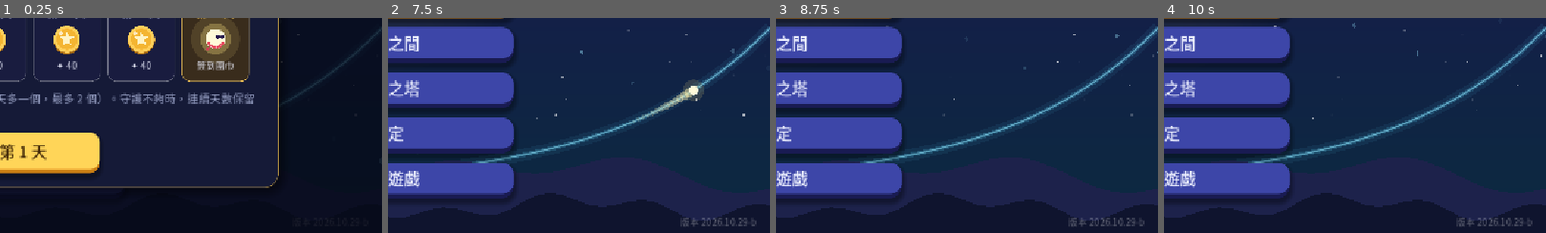
Above: before the commit, frames 1-4 (left to right).
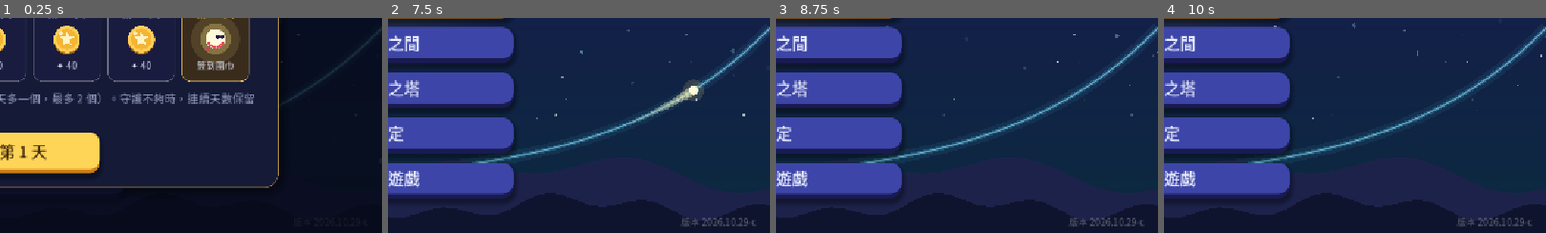
Above: after the commit, the same moments.

Repository: sam2068csie/light-spirit-journey
Game: Godot game, scene res://main_menu.tscn
The game is run twice, just before and just after one commit, with the same random seed, the same clock (stepped at 60 frames per second) and the same inputs.
Inputs (mouse positions are % of the whole screen's width and height, from its top left):
- Up to frame 1 (0.25 s): no input
- Up to frame 2 (7.5 s): click "開始冒險" at 0.5 s; click "開始冒險" at 1.25 s; click "修煉之間" at 2 s; click "終焉之塔" at 2.75 s; click "設定" at 3.5 s; click "離開遊戲" at 4.25 s; click "每日任務" at 5 s; click "光靈扭蛋" at 5.75 s; click "光靈衣櫃" at 6.5 s; click "✕" at 7.25 s
- Up to frame 3 (8.75 s): tap Enter at 8 s; drag from (50, 50) to (60, 28) at 8.02 s
- Up to frame 4 (10 s): drag from (30, 55) to (45, 70) at 8.77 s; move the mouse to (60, 28) at 9.52 s; hold Right from 9.53 s (still down); tap 9 at 9.6 s
The pictures show only the part of the screen within x 50-100%, y 50-100%; the shares and areas given below are measured in that part.

The runs differ from the first frame. In frame 2, 0.1% of the frame differs, in the area x 76-97%, y 92-97%; in frame 3, 0.1%; in frame 4, 0.1%.

Commit message:
終焉之塔 e_xpow 寫明令 u = log2 x；e_closed、e_xpow 改為 最小→位置→最大→位置 (BUILD 2026.10.29-c)
Co-Authored-By: Claude Opus 5.5 <noreply@anthropic.com>
Claude-Session: https://claude.ai/code/session_01RombajUyooAJ6yvir5uviP

Diff:
--- a/data/game.gd
+++ b/data/game.gd
@@ -550,7 +550,7 @@
 
 const DQ := preload("daily_quests.gd")
 ## 版本號（主畫面右下角會顯示）：每次交給你新的檔案時更新，方便確認手機上裝的是不是最新版
-const BUILD := "2026.10.29-b"
+const BUILD := "2026.10.29-c"
 
 
 ## 讀取各單元的資料；舊存檔（還沒有單元的版本）的今日修煉、終焉之塔紀錄搬到「指數與對數」
--- a/data/tower_bank.gd
+++ b/data/tower_bank.gd
@@ -492,7 +492,7 @@
 		"stem": "當 −2 ≤ x ≤ 1 時，f(x) = (1/4)^{x} − 4 · (1/2)^{x} + 5 的最大值 M、最小值 m，求 (M, m)。",
 		"plot": {"x": [-0.5, 5.0], "y": [-0.8, 7.0], "var": "t",
 			"curves": [{"f": "x*x-4*x+5", "c": "orange", "dom": [0.5, 4.0], "at": 3}],
-			"pts": [{"x": 2, "y": 1, "label": "m", "at": 4}, {"x": 4, "y": 5, "label": "M", "at": 4}, {"x": 0.5, "y": 3.25, "label": "", "at": 4}],
+			"pts": [{"x": 2, "y": 1, "label": "m", "at": 4}, {"x": 4, "y": 5, "label": "M", "at": 6}, {"x": 0.5, "y": 3.25, "label": "", "at": 6}],
 			"band": {"lo": 0.5, "hi": 4.0, "at": 1}},
 		"steps": [
 			{"t": "choice", "q": "令 t = (1/2)^{x}，t 的範圍是？",
@@ -502,33 +502,40 @@
 				"hint": "(1/4)^{x} = [(1/2)^{x}]^{2}", "write": "f(x) = t^{2} − 4t + 5"},
 			{"t": "choice", "q": "配方：f(x) = ？", "opts": ["(t − 2)^{2} + 1", "(t − 2)^{2} + 5", "(t − 4)^{2} + 5", "(t + 2)^{2} + 1"],
 				"hint": "t^{2} − 4t = (t − 2)^{2} − 4", "write": "f(x) = (t − 2)^{2} + 1，頂點 t = 2"},
-			{"t": "choice", "q": "(M, m) = ？", "opts": ["(5, 1)", "(13/4, 1)", "(5, 13/4)", "(5, 0)"],
-				"hint": "最小在頂點 t = 2；最大在離頂點較遠的 t = 4",
-				"write": "t = 4 時 M = 5，t = 2 時 m = 1"},
-			{"t": "choice", "q": "M、m 各在 x = 多少時？", "opts": ["M：x = −2，m：x = −1", "M：x = 2，m：x = 1", "M：x = −2，m：x = 1", "M：x = 1，m：x = −2"],
-				"hint": "(1/2)^{x} = 4 = (1/2)^{−2}；(1/2)^{x} = 2 = (1/2)^{−1}", "write": "答：x = −2 時 M = 5，x = −1 時 m = 1"}]},
+			{"t": "choice", "q": "頂點 t = 2 在 1/2 ≤ t ≤ 4 裡面。最小值 m = ？", "opts": ["1", "13/4", "5", "0"],
+				"hint": "頂點在範圍內，最小值就是配方後的常數項", "write": "頂點 t = 2 在範圍內 ⇒ 最小值 m = 1"},
+			{"t": "choice", "q": "最小值發生時，t 與 x 各是多少？", "opts": ["t = 2，x = −1", "t = 2，x = 1", "t = 1，x = 0", "t = 4，x = −2"],
+				"hint": "(1/2)^{x} = 2 = (1/2)^{−1}", "write": "t = 2 ⇒ (1/2)^{x} = 2 ⇒ x = −1"},
+			{"t": "choice", "q": "最大值 M = ？", "opts": ["5", "13/4", "1", "7"],
+				"hint": "最大值在離頂點 t = 2 較遠的端點：|4 − 2| > |1/2 − 2|",
+				"write": "端點 t = 4 離頂點較遠 ⇒ M = (4 − 2)^{2} + 1 = 5"},
+			{"t": "choice", "q": "最大值發生時，t 與 x 各是多少？", "opts": ["t = 4，x = −2", "t = 4，x = 2", "t = 1/2，x = 1", "t = 1/2，x = −1"],
+				"hint": "(1/2)^{x} = 4 = (1/2)^{−2}", "write": "答：x = −2 時 M = 5，x = −1 時 m = 1"}]},
 
 	{"id": "e_xpow", "kind": "extreme", "tier": 3, "title": "取對數找最值", "tmul": 1.2,
 		"stem": "當 1/4 ≤ x ≤ 4 時，f(x) = x^{2 + log_{2} x} 的最大值 M、最小值 m，求 (M, m)。",
 		"plot": {"x": [-3.0, 3.0], "y": [-2.0, 9.0], "var": "u",
 			"curves": [{"f": "x*x+2*x", "c": "orange", "dom": [-2.0, 2.0], "at": 3}],
-			"pts": [{"x": -1, "y": -1, "label": "−1", "at": 4}, {"x": 2, "y": 8, "label": "8", "at": 4}],
+			"pts": [{"x": -1, "y": -1, "label": "−1", "at": 4}, {"x": 2, "y": 8, "label": "8", "at": 6}],
 			"band": {"lo": -2.0, "hi": 2.0, "at": 2}},
 		"steps": [
 			{"t": "choice", "q": "兩邊取 log_{2}，令 u = log_{2} x：log_{2} f = ？",
 				"opts": ["u^{2} + 2u", "2 + u^{2}", "2u", "(2 + u)^{2}"],
-				"hint": "log_{2} x^{k} = k · log_{2} x，這裡 k = 2 + u", "write": "log_{2} f = (2 + u)u = u^{2} + 2u"},
+				"hint": "log_{2} x^{k} = k · log_{2} x，這裡 k = 2 + u", "write": "令 u = log_{2} x，兩邊取 log_{2}：log_{2} f = (2 + u) log_{2} x = (2 + u)u = u^{2} + 2u"},
 			{"t": "choice", "q": "u 的範圍？", "opts": ["−2 ≤ u ≤ 2", "1/4 ≤ u ≤ 4", "0 ≤ u ≤ 2", "−4 ≤ u ≤ 4"],
-				"hint": "log_{2} (1/4) = −2，log_{2} 4 = 2", "write": "−2 ≤ u ≤ 2"},
+				"hint": "log_{2} (1/4) = −2，log_{2} 4 = 2", "write": "1/4 ≤ x ≤ 4 ⇒ −2 ≤ u = log_{2} x ≤ 2"},
 			{"t": "choice", "q": "配方：log_{2} f = u^{2} + 2u = ？", "opts": ["(u + 1)^{2} − 1", "(u + 1)^{2} + 1", "(u − 1)^{2} − 1", "(u + 2)^{2} − 4"],
 				"hint": "u^{2} + 2u = (u + 1)^{2} − 1", "write": "log_{2} f = (u + 1)^{2} − 1，頂點 u = −1"},
-			{"t": "choice", "q": "−2 ≤ u ≤ 2 時，log_{2} f 的範圍？", "opts": ["−1 ≤ log_{2} f ≤ 8", "0 ≤ log_{2} f ≤ 8", "−1 ≤ log_{2} f ≤ 0", "−2 ≤ log_{2} f ≤ 8"],
-				"hint": "最小在頂點 u = −1；最大在離頂點最遠的端點 u = 2", "write": "u = −1 時最小 −1，u = 2 時最大 8"},
-			{"t": "choice", "q": "(M, m) = ？", "opts": ["(256, 1/2)", "(8, −1)", "(256, 1)", "(16, 1/2)"],
-				"hint": "−1 到 8 是 log_{2} f 的值，還要換回 f：f(x) = 2^{log_{2} f}",
-				"write": "M = 2^{8} = 256，m = 2^{−1} = 1/2"},
-			{"t": "choice", "q": "M、m 各在 x = 多少時？", "opts": ["M：x = 4，m：x = 1/2", "M：x = 2，m：x = −1", "M：x = 4，m：x = 1/4", "M：x = 1/4，m：x = 4"],
-				"hint": "u = log_{2} x：u = 2 ⇒ x = 2^{2}；u = −1 ⇒ x = 2^{−1}", "write": "答：x = 4 時 M = 256，x = 1/2 時 m = 1/2"}]},
+			{"t": "choice", "q": "頂點 u = −1 在 −2 ≤ u ≤ 2 裡面。f 的最小值 m = ？", "opts": ["1/2", "−1", "1", "1/4"],
+				"hint": "頂點時 log_{2} f = −1，還要換回 f：f = 2^{log_{2} f}",
+				"write": "u = −1 時 log_{2} f 最小 = −1 ⇒ m = 2^{−1} = 1/2"},
+			{"t": "choice", "q": "最小值發生時，u 與 x 各是多少？", "opts": ["u = −1，x = 1/2", "u = −1，x = −1/2", "u = 1，x = 2", "u = −2，x = 1/4"],
+				"hint": "u = log_{2} x = −1 ⇒ x = 2^{−1}", "write": "u = −1 ⇒ x = 2^{−1} = 1/2"},
+			{"t": "choice", "q": "f 的最大值 M = ？", "opts": ["256", "8", "16", "4"],
+				"hint": "最大在離頂點 u = −1 最遠的端點 u = 2：log_{2} f = 8，再換回 f",
+				"write": "端點 u = 2 離頂點較遠 ⇒ log_{2} f = 8 ⇒ M = 2^{8} = 256"},
+			{"t": "choice", "q": "最大值發生時，u 與 x 各是多少？", "opts": ["u = 2，x = 4", "u = 2，x = 1/4", "u = −2，x = 1/4", "u = 8，x = 256"],
+				"hint": "u = log_{2} x = 2 ⇒ x = 2^{2}", "write": "答：x = 4 時 M = 256，x = 1/2 時 m = 1/2"}]},
 ]
 
 
